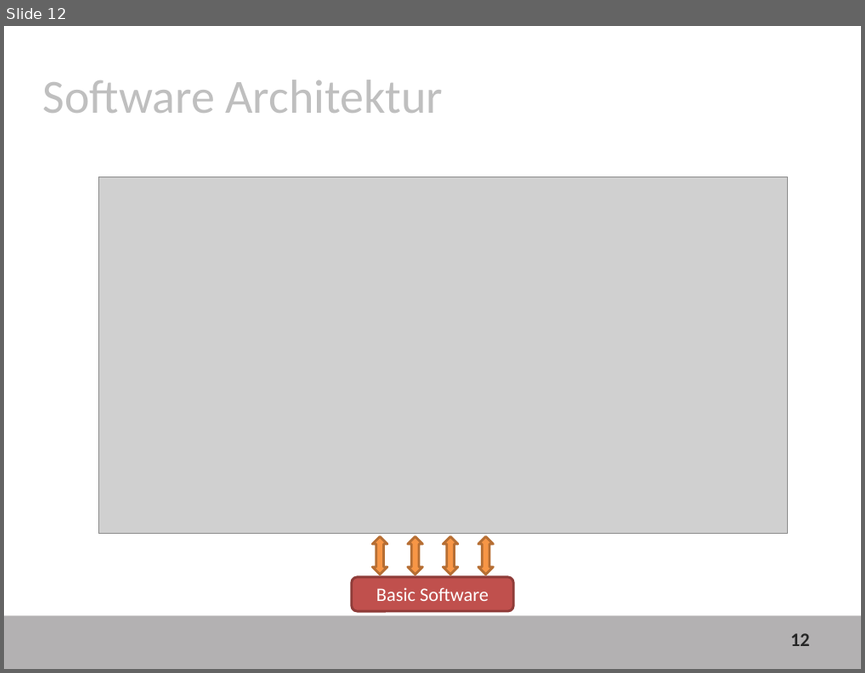
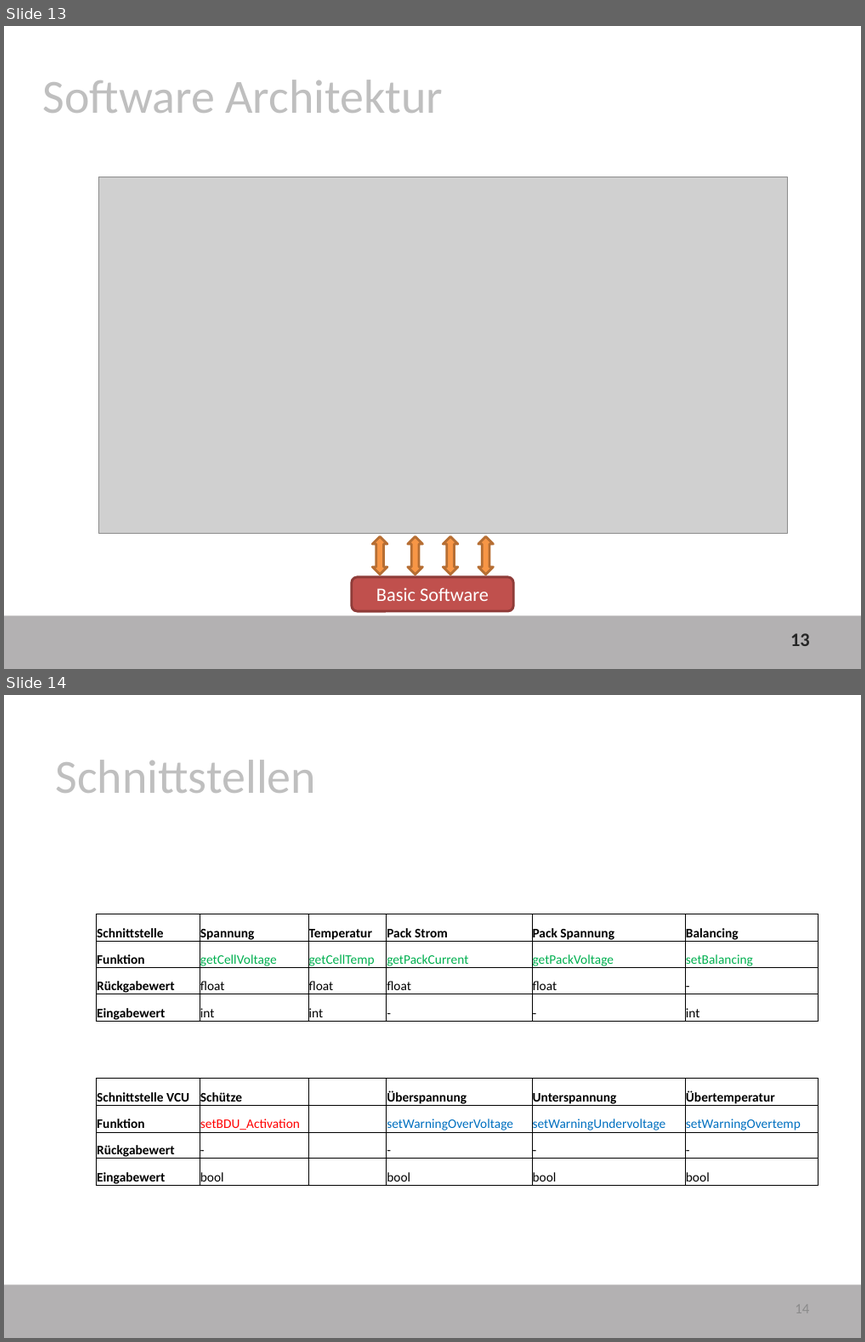
Before and after one commit to davju/bms_lab, a slide deck: BMS_Lab.pptx. Shown one above the other, each under a label of ours: slide 12 before the commit, slides 13 and 14 after it. The pictures are 865x673 and 865x1342 pixels, drawn with LibreOffice and Linux fonts; fonts in the diff are those of the drawing; grey boxes stand for pictures; background and template pictures are left out. Boxes give left, top, right and bottom in pixels: in the first picture for what was removed or moved away, otherwise in the second. Text is boxed around its words. In the diff, an @@ line names an element or a change of style, - is before the commit and + after.

```diff
--- a/BMS_Lab.pptx
+++ b/BMS_Lab.pptx
@@ slide 14 added at (4,695,861,1338), background #FFFFFF; not listed: 1 template element that a slide beside it also shows @@
@@ title added at (55,760,316,793), 40 pt, text #BFBFBF @@
+Schnittstellen
@@ table added at (97,914,819,1025), 4 rows, 6 columns @@
+Schnittstelle | Spannung | Temperatur | Pack Strom | Pack Spannung | Balancing
+Funktion | getCellVoltage | getCellTemp | getPackCurrent | getPackVoltage | setBalancing
+Rückgabewert | float | float | float | float | -
+Eingabewert | int | int | - | - | int
@@ table added at (97,1078,819,1189), 4 rows, 6 columns @@
+Schnittstelle VCU | Schütze |  | Überspannung | Unterspannung | Übertemperatur
+Funktion | setBDU_Activation |  | setWarningOverVoltage | setWarningUndervoltage | setWarningOvertemp
+Rückgabewert | - |  | - | - | -
+Eingabewert | bool |  | bool | bool | bool
@@ page number added at (794,1300,809,1317), 12 pt, text #8C8C8C @@
+14
@@ what was slide 12 is now slide 13 @@
@@ page number at (790,633,810,646): text changed @@
-12
+13
```
Also in this commit, not shown: 4 slides changed, 1 other slide added.
